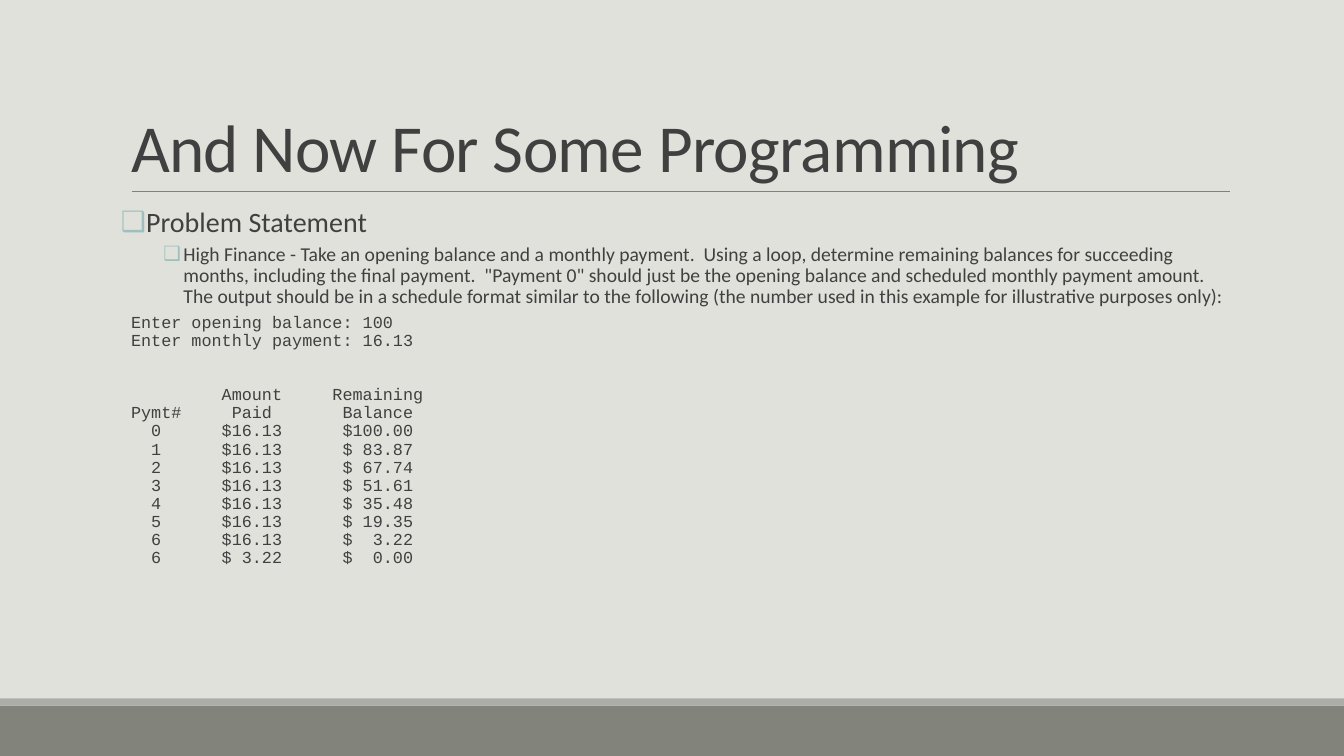
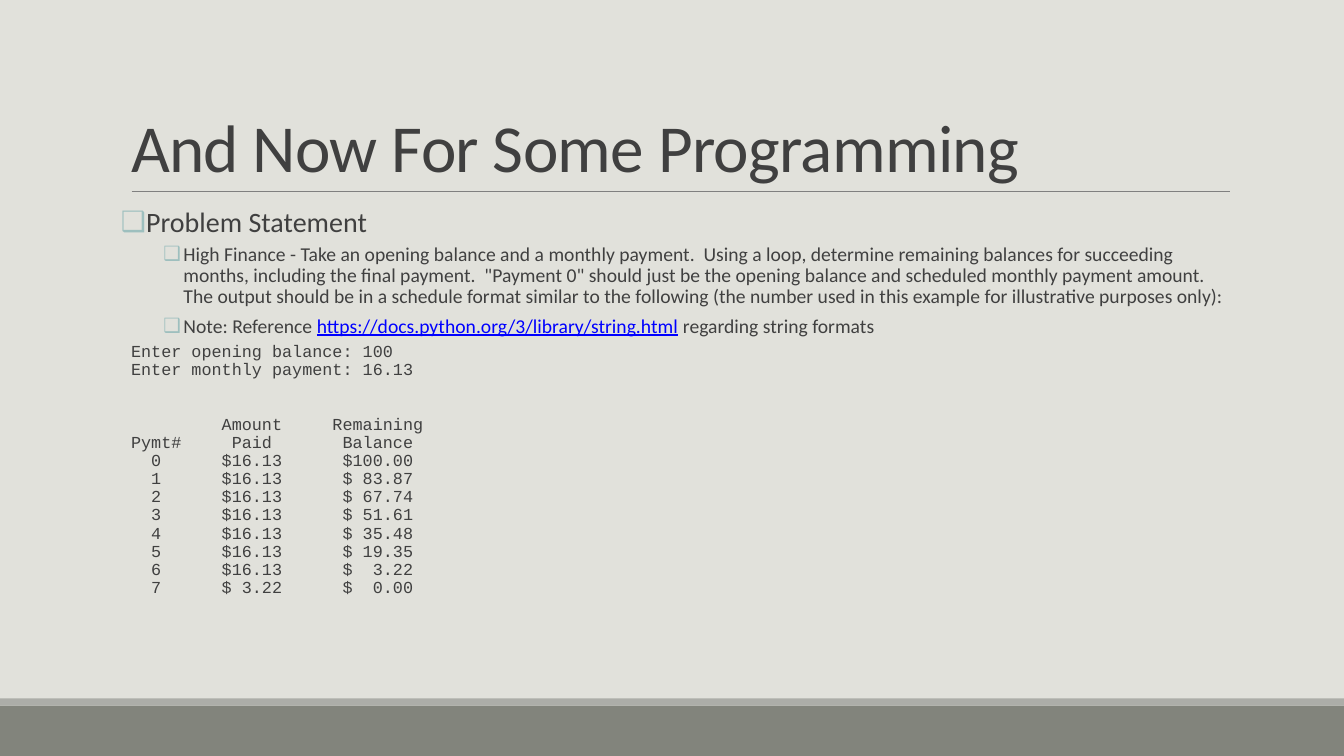
Before and after one commit to tslator/IntroToPython3, a slide deck: slide 43 of Introduction to Python 3.pptm. Drawn at 1344x756 pixels with LibreOffice and Linux fonts; fonts in the diff are those of the drawing. Boxes give left, top, right and bottom in pixels: in the first picture for what was removed or moved away, otherwise in the second. Text is boxed around its words. In the diff, an @@ line names an element or a change of style, - is before the commit and + after.

```diff
--- a/Introduction to Python 3.pptm
+++ b/Introduction to Python 3.pptm
@@ text at (x1=183, y1=319, x2=874, y2=337): paragraph added @@
+    ❑ Note: Reference https://docs.python.org/3/library/string.html regarding string formats
@@ text at (x1=373, y1=564, x2=413, y2=593): text changed @@
-  6 $ 3.22 $ 0.00
+  7 $ 3.22 $ 0.00
```
Also in this commit, not shown: 20 other slides changed, 42 slides added, 1 slide removed, 15 other files.
